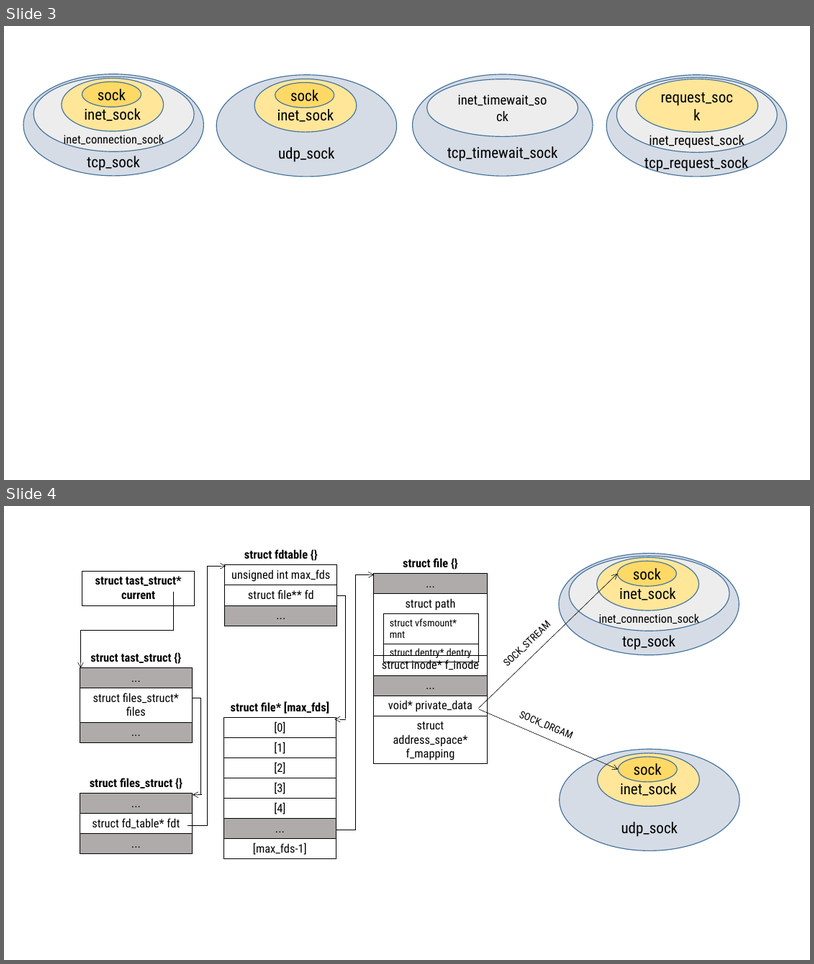
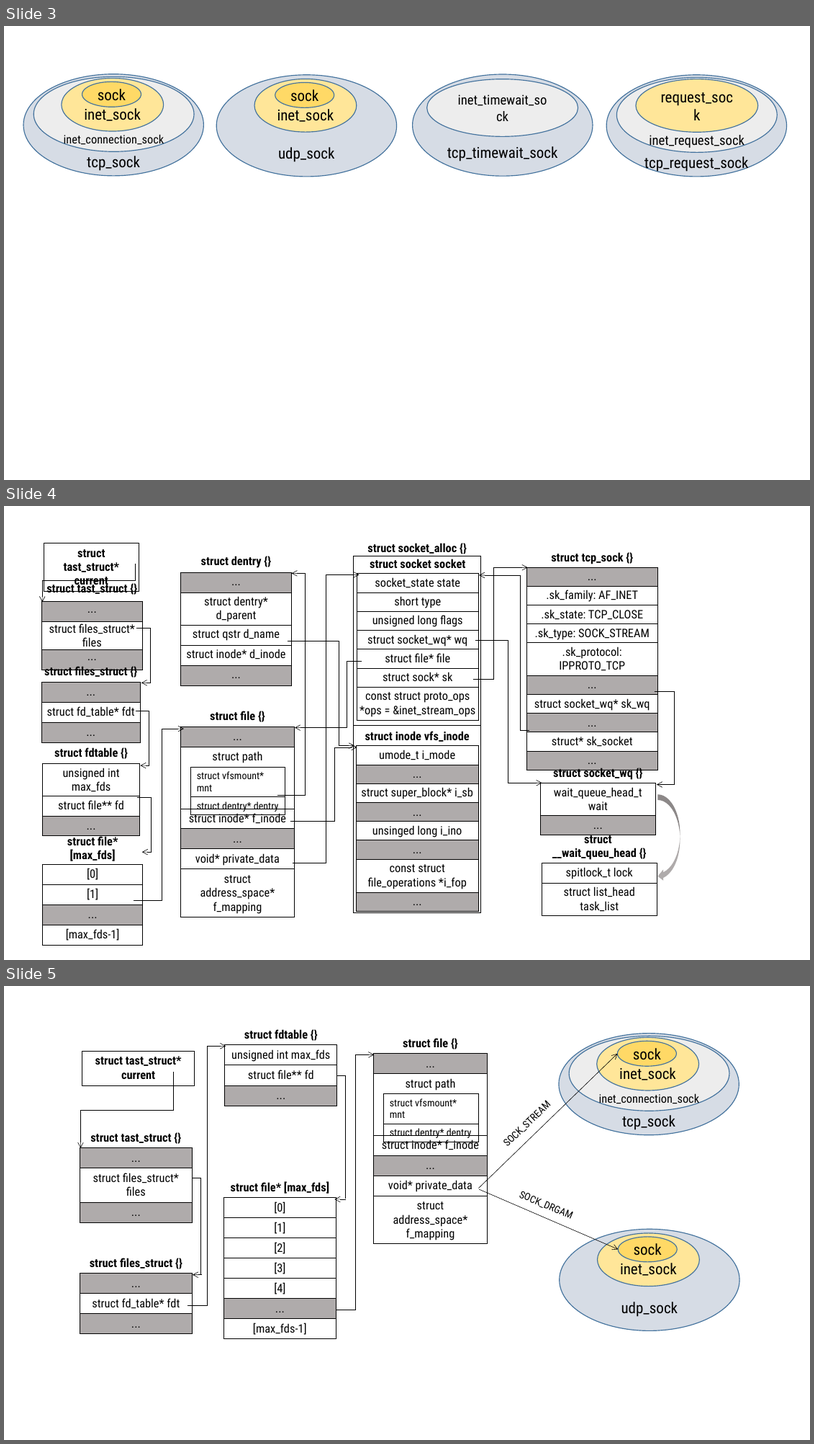
Before and after one commit to Mojiajun/cs-primer, a slide deck: linux/socket/socket.pptx. Shown one above the other, each under a label of ours: slides 3 and 4 before the commit, slides 3, 4 and 5 after it. The pictures are 814x964 and 814x1444 pixels, drawn with LibreOffice and Linux fonts; fonts in the diff are those of the drawing. Boxes give left, top, right and bottom in pixels: in the first picture for what was removed or moved away, otherwise in the second. Text is boxed around its words. In the diff, an @@ line names an element or a change of style, - is before the commit and + after.

```diff
--- a/linux/socket/socket.pptx
+++ b/linux/socket/socket.pptx
@@ slide 4 added at [4, 506, 810, 960], background #FFFFFF @@
@@ table added at [44, 543, 139, 592], 1 rows, 1 columns @@
+struct tast_struct* current
@@ table added at [354, 542, 481, 913], 3 rows, 1 columns @@
+struct socket_alloc {}
+
+
@@ table added at [527, 548, 658, 757], 11 rows, 1 columns @@
+struct tcp_sock {}
+...
+.sk_family: AF_INET
+.sk_state: TCP_CLOSE
+.sk_type: SOCK_STREAM
+.sk_protocol: IPPROTO_TCP
+...
+struct socket_wq* sk_wq
+...
+struct* sk_socket
+...
@@ elbow arrow added from (135, 564) to (42, 602), #000000 0.5 pt @@
@@ table added at [180, 552, 291, 673], 6 rows, 1 columns @@
+struct dentry {}
+...
+struct dentry* d_parent
+struct qstr d_name
+struct inode* d_inode
+...
@@ table added at [357, 555, 479, 743], 8 rows, 1 columns @@
+struct socket socket
+socket_state state
+short type
+unsigned long flags
+struct socket_wq* wq
+struct file* file
+struct sock* sk
+const struct proto_ops *ops = &inet_stream_ops
@@ elbow arrow added from (473, 680) to (528, 568), #000000 0.5 pt @@
@@ table added at [41, 582, 142, 662], 4 rows, 1 columns @@
+struct tast_struct {}
+...
+struct files_struct* files
+...
@@ elbow arrow added from (278, 795) to (292, 573), #000000 0.5 pt @@
@@ elbow arrow added from (293, 863) to (360, 575), #000000 0.5 pt @@
@@ elbow arrow added from (529, 730) to (479, 575), #000000 0.5 pt @@
@@ elbow arrow added from (136, 628) to (142, 682), #000000 0.5 pt @@
@@ elbow arrow added from (288, 641) to (355, 746), #000000 0.5 pt @@
@@ elbow arrow added from (476, 640) to (543, 782), #000000 0.5 pt @@
@@ table added at [41, 662, 140, 743], 4 rows, 1 columns @@
+struct files_struct {}
+...
+struct fd_table* fdt
+...
@@ elbow arrow added from (362, 661) to (295, 728), #000000 0.5 pt @@
@@ elbow arrow added from (655, 692) to (657, 784), #000000 0.5 pt @@
@@ elbow arrow added from (136, 710) to (141, 765), #000000 0.5 pt @@
@@ table added at [180, 706, 294, 960], 7 rows, 1 columns @@
+struct file {}
+...
+struct path
+struct inode* f_inode
+...
+void* private_data
+struct address_space* f_mapping
@@ table added at [43, 743, 139, 943], 4 rows, 1 columns @@
+struct fdtable {}
+unsigned int max_fds
+struct file** fd
+...
@@ elbow arrow added from (134, 900) to (184, 728), #000000 0.5 pt @@
@@ table added at [356, 727, 479, 911], 9 rows, 1 columns @@
+struct inode vfs_inode
+umode_t i_mode
+...
+struct super_block* i_sb
+...
+unsinged long i_ino
+...
+const struct file_operations *i_fop
+...
@@ elbow arrow added from (291, 821) to (358, 747), #000000 0.5 pt @@
@@ table added at [540, 764, 656, 821], 3 rows, 1 columns @@
+struct socket_wq {}
+wait_queue_head_t wait
+...
@@ table added at [191, 767, 286, 814], 2 rows, 1 columns @@
+struct vfsmount* mnt
+struct dentry* dentry
@@ elbow arrow added from (137, 797) to (142, 852), #000000 0.5 pt @@
@@ curved left arrow added at [658, 794, 681, 881], fill #AFABAB @@
@@ table added at [43, 832, 143, 943], 5 rows, 1 columns @@
+struct file* [max_fds]
+[0]
+[1]
+...
+[max_fds-1]
@@ table added at [543, 830, 657, 914], 3 rows, 1 columns @@
+struct / __wait_queu_head {}
+spitlock_t lock
+struct list_head task_list
@@ what was slide 4 is now slide 5 @@
```
Also in this commit, not shown: 2 other files.
